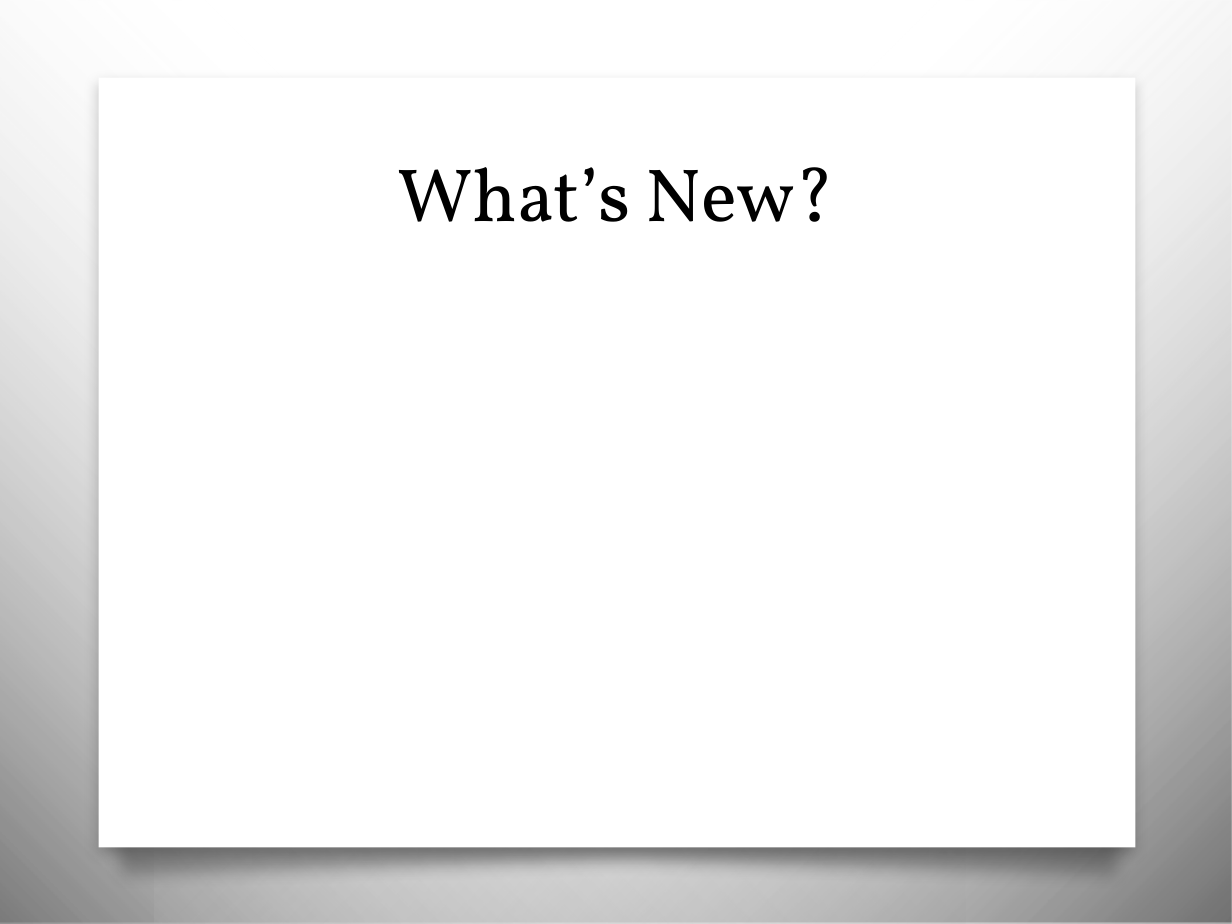
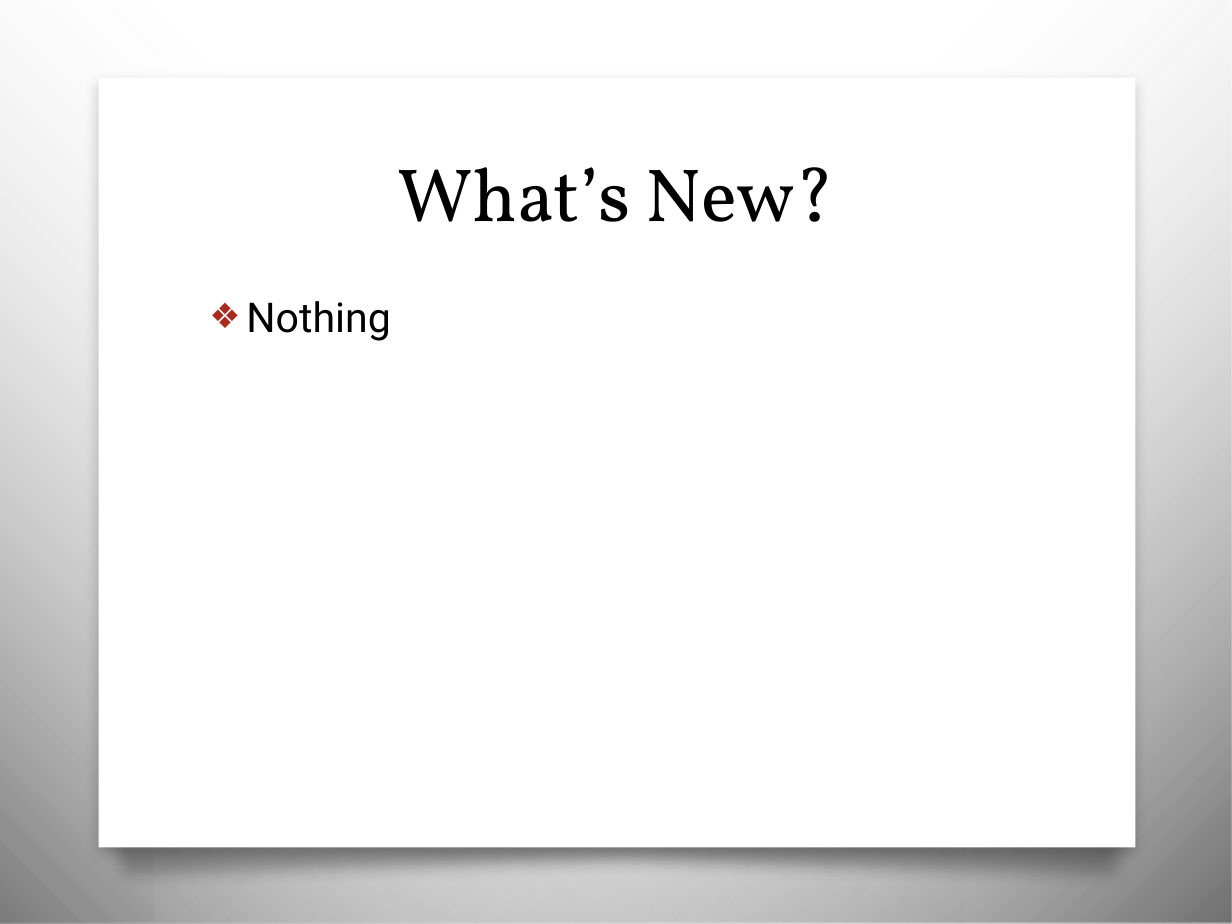
Before and after one commit to awayken/USF-ART329, a slide deck: slide 3 of slides/classfive/slides.pptx. Drawn at 1232x924 pixels with LibreOffice and Linux fonts; fonts in the diff are those of the drawing; background and template pictures are left out. Boxes give left, top, right and bottom in pixels: in the first picture for what was removed or moved away, otherwise in the second. Text is boxed around its words. In the diff, an @@ line names an element or a change of style, - is before the commit and + after.

```diff
--- a/slides/classfive/slides.pptx
+++ b/slides/classfive/slides.pptx
@@ text added at box(246, 301, 390, 341), 24 pt, text #000000 @@
+❖ Nothing
```
Also in this commit, not shown: 1 other slide changed.
